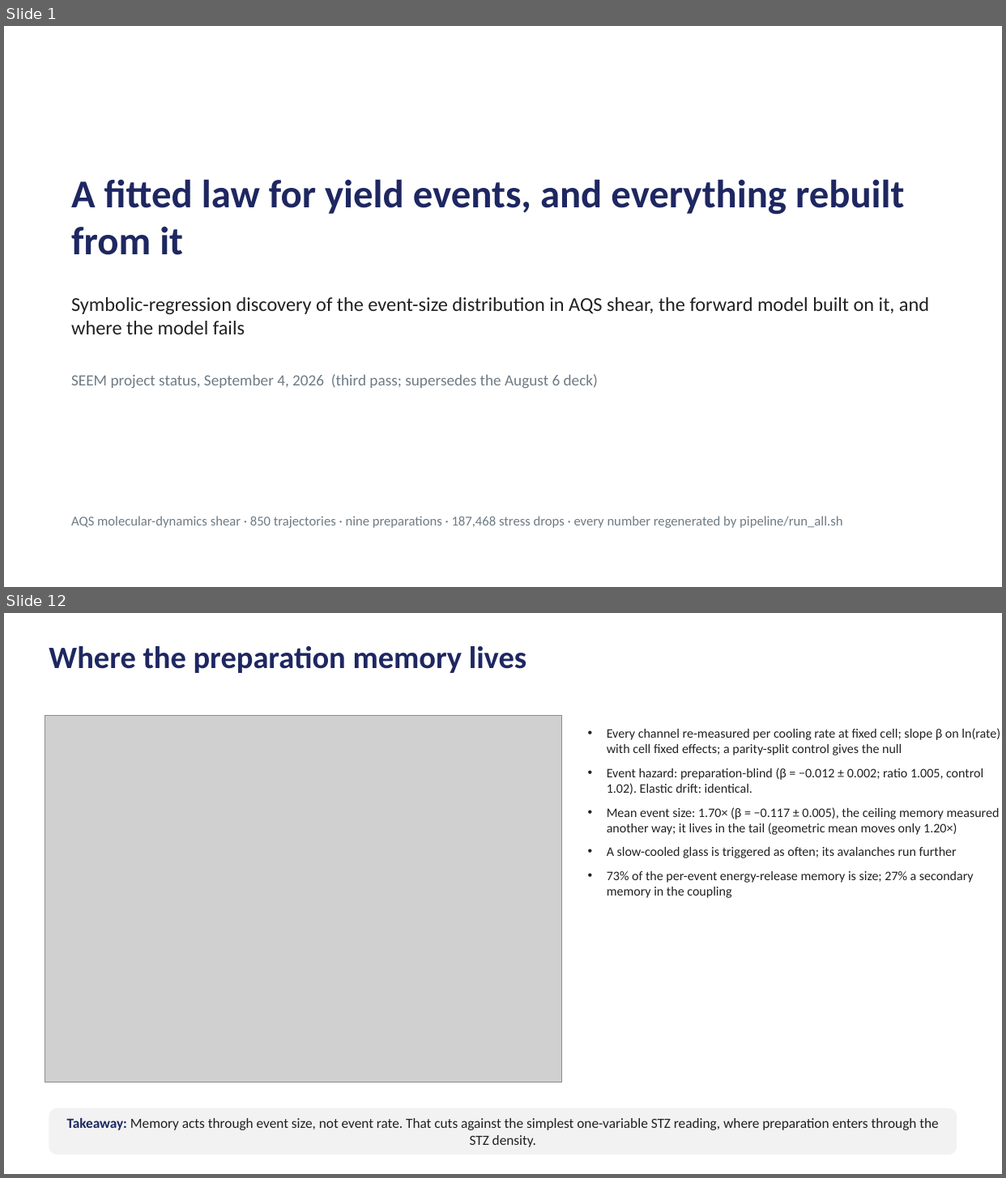
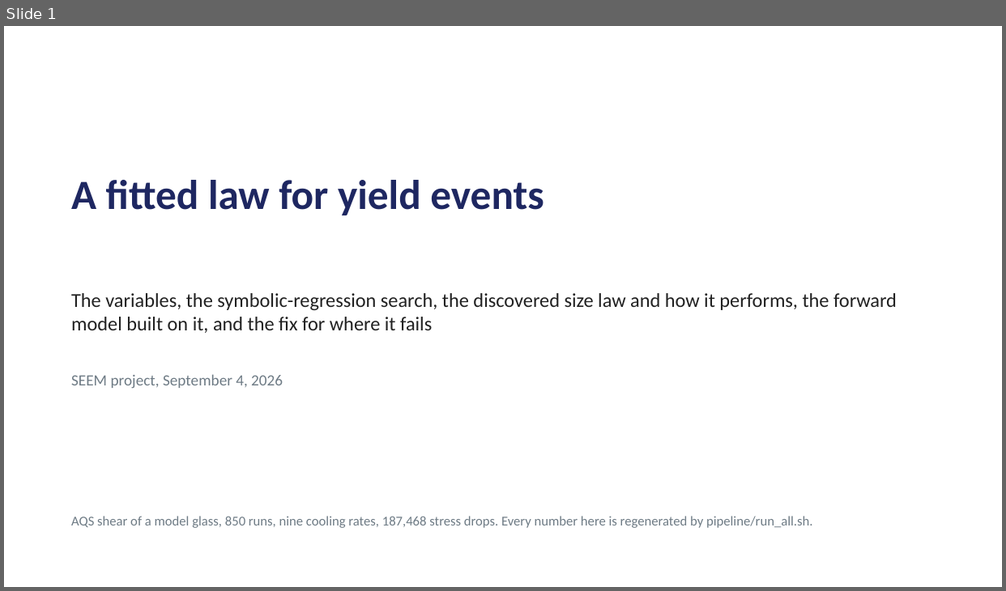
Before and after one commit to Samc73/SEEM, a slide deck: SEEM_project_deck.pptx. Shown one above the other, each under a label of ours: slides 1 and 12 before the commit, slide 1 after it; the slides between them are not shown. The pictures are 1006x1178 and 1006x591 pixels, drawn with LibreOffice and Linux fonts; fonts in the diff are those of the drawing; grey boxes stand for pictures. Boxes give left, top, right and bottom in pixels: in the first picture for what was removed or moved away, otherwise in the second. Text is boxed around its words. In the diff, an @@ line names an element or a change of style, - is before the commit and + after.

```diff
--- a/SEEM_project_deck.pptx
+++ b/SEEM_project_deck.pptx
@@ slide 12 removed at [4, 613, 1002, 1174], background #FFFFFF @@
@@ text removed at [49, 646, 526, 673] @@
-Where the preparation memory lives
@@ picture removed at [45, 716, 562, 1082] @@
@@ text removed at [607, 728, 1000, 898] @@
-• Every channel re-measured per cooling rate at fixed cell; slope β on ln(rate) with cell fixed effects; a parity-split control gives the null
-• Event hazard: preparation-blind (β = −0.012 ± 0.002; ratio 1.005, control 1.02). Elastic drift: identical.
-• Mean event size: 1.70× (β = −0.117 ± 0.005), the ceiling memory measured another way; it lives in the tail (geometric mean moves only 1.20×)
-• A slow-cooled glass is triggered as often; its avalanches run further
-• 73% of the per-event energy-release memory is size; 27% a secondary memory in the coupling
@@ rounded rectangle removed at [49, 1109, 957, 1155] @@
-Takeaway: Memory acts through event size, not event rate. That cuts against the simplest one-variable STZ reading, where preparation enters through the STZ density.
@@ slide 1 changed as well @@
@@ text at [71, 180, 543, 216]: text changed; size 38 to 40 pt @@
-A fitted law for yield events, and everything rebuilt from it
+A fitted law for yield events
@@ text at [71, 293, 897, 333]: text changed @@
-Symbolic-regression discovery of the event-size distribution in AQS shear, the forward model built on it, and where the model fails
+The variables, the symbolic-regression search, the discovered size law and how it performs, the forward model built on it, and the fix for where it fails
@@ text at [71, 374, 283, 388]: text changed @@
-SEEM project status, September 4, 2026 (third pass; supersedes the August 6 deck)
+SEEM project, September 4, 2026
@@ text at [71, 516, 813, 528]: text changed @@
-AQS molecular-dynamics shear · 850 trajectories · nine preparations · 187,468 stress drops · every number regenerated by pipeline/run_all.sh
+AQS shear of a model glass, 850 runs, nine cooling rates, 187,468 stress drops. Every number here is regenerated by pipeline/run_all.sh.
```
Also in this commit, not shown: 6 other slides changed, 3 slides added, 12 other slides removed, 2 other files.
